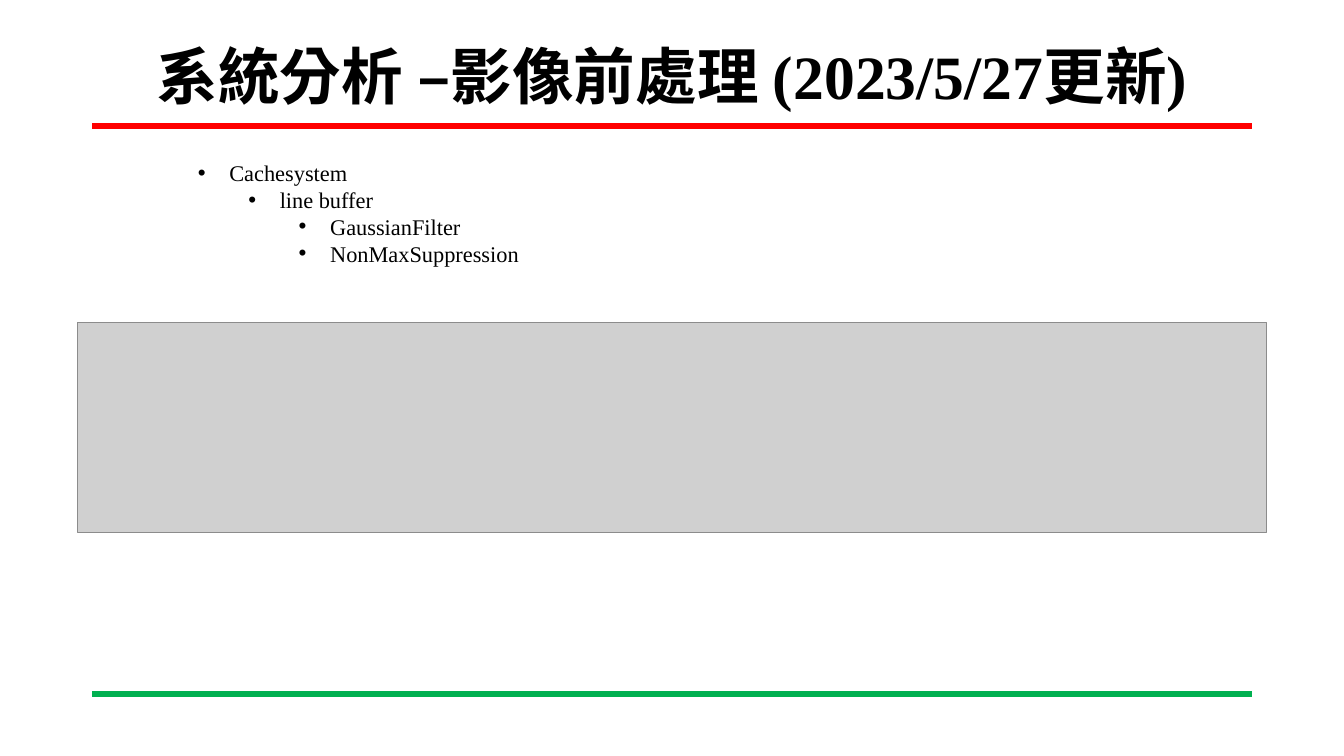
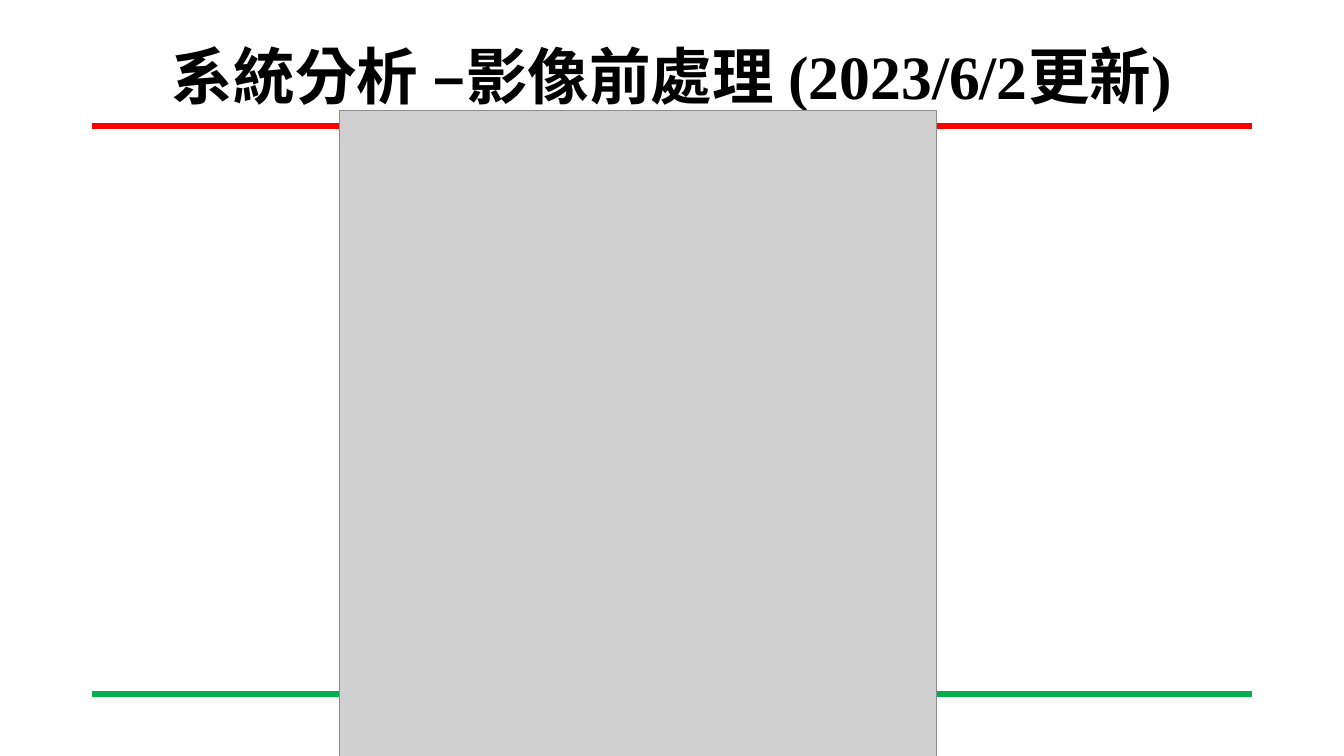
Before and after one commit to ing0331/FPGA, a slide deck: slide 13 of HW8_Canny_BRam/N06-Tutorial/專案進度報告-Canny_VGA-吳東穎-20230607.pptx (slide 10 before the commit). Drawn at 1344x756 pixels with LibreOffice and Linux fonts; fonts in the diff are those of the drawing; grey boxes stand for pictures; background and template pictures are left out. Boxes give left, top, right and bottom in pixels: in the first picture for what was removed or moved away, otherwise in the second. Text is boxed around its words. In the diff, an @@ line names an element or a change of style, - is before the commit and + after.

```diff
--- a/HW8_Canny_BRam/N06-Tutorial/專案進度報告-Canny_VGA-吳東穎-20230607.pptx
+++ b/HW8_Canny_BRam/N06-Tutorial/專案進度報告-Canny_VGA-吳東穎-20230607.pptx
@@ title at box(172, 46, 1172, 115): text changed @@
-系統分析 –影像前處理 (2023/5/27更新)
+系統分析 –影像前處理 (2023/6/2更新)
@@ picture added at box(339, 110, 937, 756) @@
@@ text removed at box(229, 165, 519, 267) @@
-  • Cachesystem
-    • line buffer
-      • GaussianFilter
-      • NonMaxSuppression
@@ picture removed at box(78, 322, 1267, 531) @@
```
Also in this commit, not shown: 4 other slides changed, 6 slides added.
